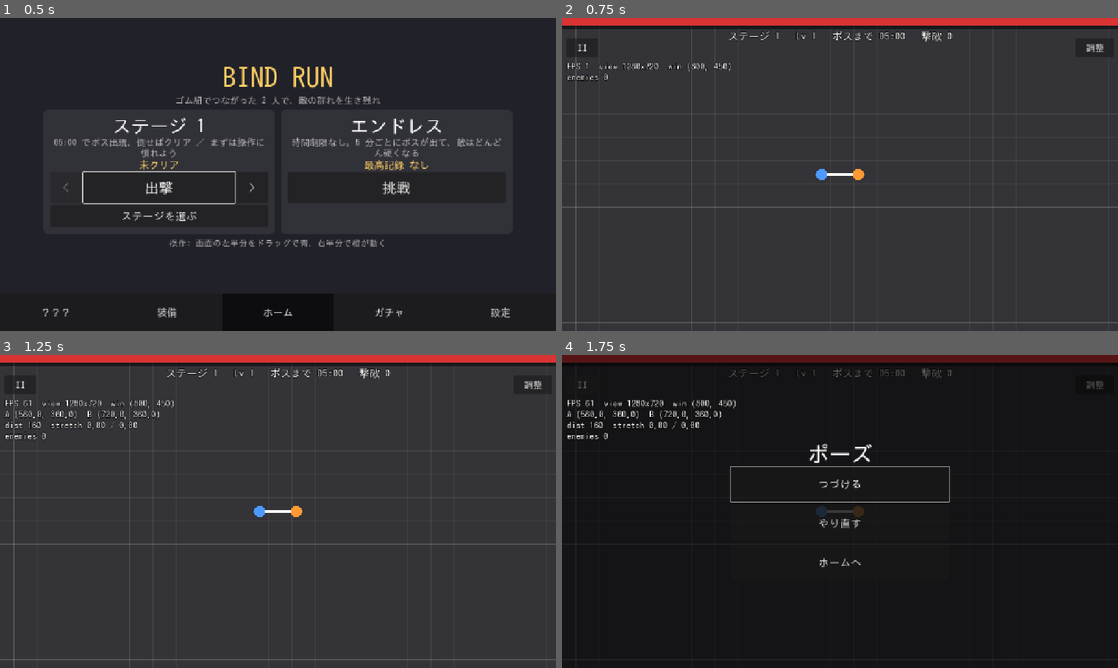
Above: before the commit, frames 1-4 (two rows, left to right).
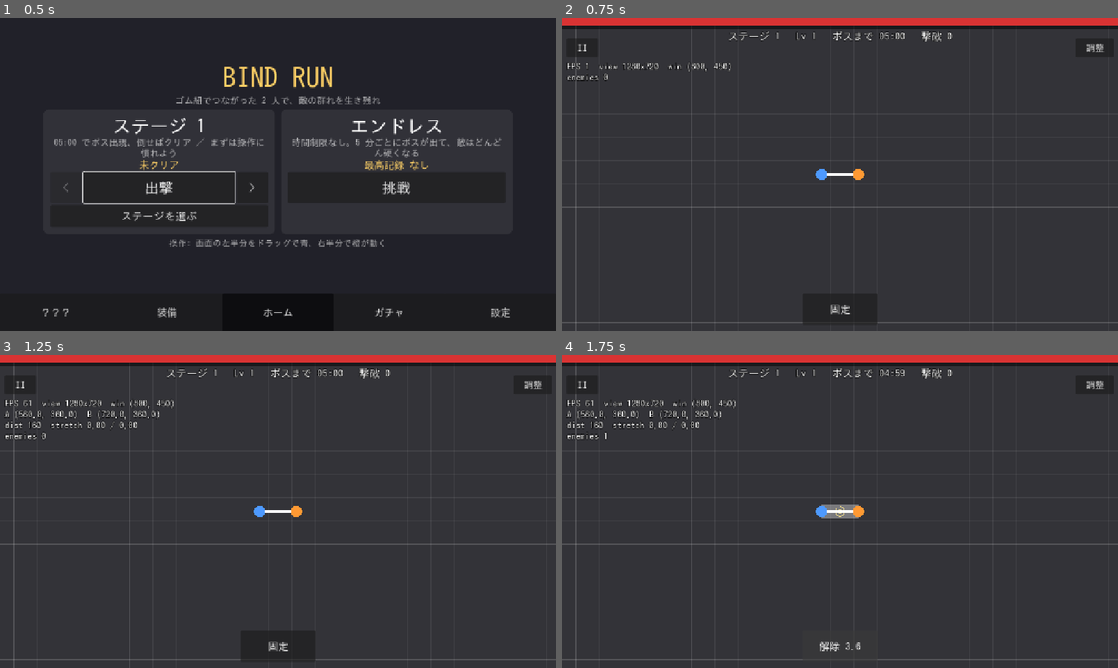
Above: after the commit, the same moments.

Repository: suutukuru/bind-run
Game: Godot game, scene res://scenes/home/home.tscn
The game is run twice, just before and just after one commit, with the same random seed, the same clock (stepped at 60 frames per second) and the same inputs.
Inputs:
- Up to frame 1 (0.5 s): no input
- Up to frame 2 (0.75 s): click "出撃" at 0.5 s
- Up to frame 3 (1.25 s): no input
- Up to frame 4 (1.75 s): click "II" (after the commit: "固定") at 1.25 s

Frame 1 is identical in both runs. In frame 2, 0.2% of the frame differs, in the area x 43-57%, y 88-98%; in frame 3, 0.2%; in frame 4, 97%, in the area x 0-100%, y 0-100%.

Commit message:
紐の固定（試作）: ボタンでハブを固定、三角形の囲みダメージ、完全固定と錨を設定で切り替え
Co-Authored-By: Claude Sonnet 5.5 <noreply@anthropic.com>
Claude-Session: https://claude.ai/code/session_01FmuN5U8N5hun1pocAD6Yrf

Diff:
--- a/data/rope/default_rope_config.tres
+++ b/data/rope/default_rope_config.tres
@@ -9,6 +9,11 @@
 limit_mode = 0
 stiffness = 3.0
 hub_follow_rate = 0.0
+pin_mode = 1
+pin_max_seconds = 4.0
+pin_cooldown = 3.0
+pin_drag_speed = 100.0
+loop_damage = 14.0
 attack_threshold = 0.7
 attack_damage = 10.0
 attack_rehit_interval = 0.4
--- a/scenes/camera/follow_camera.gd
+++ b/scenes/camera/follow_camera.gd
@@ -38,4 +38,4 @@
 	var factor: float = zoom_for(get_viewport_rect().size, view_short_side)
 	zoom = Vector2(factor, factor)
 	if _rope != null:
-		global_position = _rope.hub
+		global_position = _rope.view_center()
--- a/scenes/debug/tuning_panel.gd
+++ b/scenes/debug/tuning_panel.gd
@@ -20,6 +20,10 @@
 	["attack_damage", "紐のダメージ", 1.0, 60.0, 1.0],
 	["attack_threshold", "紐攻撃の伸び率", 0.3, 1.0, 0.05],
 	["attack_half_width", "紐の当たり幅", 4.0, 80.0, 2.0],
+	["pin_max_seconds", "固定の時間", 1.0, 10.0, 0.5],
+	["pin_cooldown", "固定の待ち時間", 0.0, 10.0, 0.5],
+	["pin_drag_speed", "錨の引きずり速さ", 0.0, 320.0, 10.0],
+	["loop_damage", "囲みダメージ", 1.0, 60.0, 1.0],
 ]
 
 var _rope: Rope
@@ -29,6 +33,8 @@
 var _root: Control
 var _toggle: Button
 var _panel: PanelContainer
+var _scroll: ScrollContainer
+var _box: VBoxContainer
 var _mode: OptionButton
 var _sliders: Dictionary = {}
 var _value_labels: Dictionary = {}
@@ -109,8 +115,13 @@
 	_panel = PanelContainer.new()
 	_panel.visible = false
 	_root.add_child(_panel)
+	# 項目が多いので、画面に収まらないときは縦にスクロールできる
+	_scroll = ScrollContainer.new()
+	_scroll.horizontal_scroll_mode = ScrollContainer.SCROLL_MODE_DISABLED
+	_panel.add_child(_scroll)
 	var box: VBoxContainer = VBoxContainer.new()
-	_panel.add_child(box)
+	_box = box
+	_scroll.add_child(box)
 
 	for def: Array in SLIDERS:
 		var property: String = def[0]
@@ -193,9 +204,21 @@
 	_toggle.custom_minimum_size = Vector2(12.0 * u, 6.0 * u)
 	_toggle.position = Vector2(view.x - 12.0 * u - margin, top)
 	_panel.position = Vector2(view.x - 58.0 * u - margin, top + 7.5 * u)
+
 	if _view_slider != null:
 		_view_slider.custom_minimum_size = Vector2(26.0 * u, 5.0 * u)
 		_view_label.custom_minimum_size = Vector2(28.0 * u, 0)
 	for property: String in _sliders:
 		(_sliders[property] as HSlider).custom_minimum_size = Vector2(26.0 * u, 5.0 * u)
 		(_value_labels[property] as Label).custom_minimum_size = Vector2(28.0 * u, 0)
+	# 中身の大きさが決まった後に高さを合わせる
+	_fit_scroll.call_deferred()
+
+
+# パネルを画面の下端までに収まる高さにする（中身が低ければ中身の高さ。収まらなければスクロール）
+func _fit_scroll() -> void:
+	if _scroll == null:
+		return
+	var margin: float = 1.5 * UiScale.unit(get_viewport())
+	var available: float = get_viewport().get_visible_rect().size.y - _panel.position.y - margin
+	_scroll.custom_minimum_size.y = minf(_box.get_combined_minimum_size().y, available)
--- a/scenes/home/home.gd
+++ b/scenes/home/home.gd
@@ -26,6 +26,8 @@
 const WRAP_HOME_CARD: int = 2
 ## カードの内側の余白（_add_card の content_margin）
 const CARD_MARGIN: float = 16.0
+## 設定「固定ボタン」の選択肢（RopeConfig の PIN_OFF / PIN_FIXED / PIN_DRAG と同じ順。試作の比べ用）
+const PIN_CHOICES: Array = ["固定ボタンなし", "固定: 完全に固定", "固定: 錨（引きずる）"]
 const ACCENT: Color = Color(1.0, 0.82, 0.4)
 const DIM: Color = Color(1, 1, 1, 0.65)
 
@@ -270,6 +272,15 @@
 	cpu.set_meta("height_units", 8.0)
 	card.add_child(cpu)
 	_scaled.append(cpu)
+	_add_label(card, "紐の固定ボタン（試作。完全固定と錨を比べる）", 2.8, DIM)
+	var pin: OptionButton = OptionButton.new()
+	for text: String in PIN_CHOICES:
+		pin.add_item(text)
+	pin.selected = clampi(int(SaveData.get_setting("pin_mode", RopeConfig.PIN_FIXED)), 0, PIN_CHOICES.size() - 1)
+	pin.item_selected.connect(func(index: int) -> void: SaveData.set_setting("pin_mode", index))
+	pin.set_meta("height_units", 8.0)
+	card.add_child(pin)
+	_scaled.append(pin)
 	_reset_button = _add_button(card, "記録を消す", 8.0, _on_reset_pressed)
 	_add_label(box, "開発版（Web）", 2.6, DIM)
 	return _page_of(box)
--- a/scenes/main/main.gd
+++ b/scenes/main/main.gd
@@ -34,6 +34,7 @@
 	_run_state.leveled_up.connect(_on_leveled_up)
 	_run_state.finished.connect(_on_finished)
 	_hud.pause_requested.connect(_open_pause)
+	_hud.pin_requested.connect(_rope.toggle_pin)
 	_spawner.boss_spawned.connect(_hud.show_boss)
 	_spawner.boss_defeated.connect(_on_boss_defeated)
 	_apply_settings()
@@ -45,6 +46,7 @@
 	_tuning.set_toggle_visible(bool(SaveData.get_setting("show_tuning", true)))
 	_overlay.set_text_visible(bool(SaveData.get_setting("debug_text", true)))
 	_rope.show_hub = bool(SaveData.get_setting("show_hub", false))
+	_rope.config.pin_mode = clampi(int(SaveData.get_setting("pin_mode", RopeConfig.PIN_FIXED)), RopeConfig.PIN_OFF, RopeConfig.PIN_DRAG)
 	_apply_cpu(int(SaveData.get_setting("cpu_side", CPU_NONE)))
 
 
@@ -83,7 +85,26 @@
 		_hud.caption = "エンドレス"
 
 
+func _process(_delta: float) -> void:
+	_update_pin_button()
+
+
+# 固定ボタンの文字: 押せる「固定」/ 固定中の残り時間「解除」/ 待ち時間
+func _update_pin_button() -> void:
+	if _rope.config.pin_mode == RopeConfig.PIN_OFF:
+		_hud.set_pin_state("", false, false)
+	elif _rope.pinned:
+		_hud.set_pin_state("解除 %.1f" % _rope.pin_time_left, true, true)
+	elif _rope.pin_cooldown_left > 0.0:
+		_hud.set_pin_state("待機 %.1f" % _rope.pin_cooldown_left, false, true)
+	else:
+		_hud.set_pin_state("固定", true, true)
+
+
 func _unhandled_input(event: InputEvent) -> void:
+	# スペースキー: 固定（試作）
+	if event.is_action_pressed("pin"):
+		_rope.toggle_pin()
 	# F1: ハブの点の表示切替。見た目だけで、ロジックは変わらない
 	if event.is_action_pressed("debug_toggle_hub"):
 		_rope.show_hub = not _rope.show_hub
--- a/scenes/rope/rope.gd
+++ b/scenes/rope/rope.gd
@@ -23,6 +23,11 @@
 var hub: Vector2 = Vector2.ZERO
 ## メンバーごとの伸び率（0.0 たるみ 〜 1.0 伸びきり）。member_paths と同じ順
 var stretch_ratios: PackedFloat32Array = PackedFloat32Array()
+
+## 固定中か。固定中はハブが平均に追従せず、固定した点のまま（ハブの表示とは無関係に、ロジックはこの値で動く）
+var pinned: bool = false
+var pin_time_left: float = 0.0
+var pin_cooldown_left: float = 0.0
 
 var _members: Array[Character] = []
 
@@ -69,6 +74,15 @@
 func step(delta: float = 1.0 / 60.0) -> void:
 	if config == null or _members.size() < 2:
 		return
+	pin_cooldown_left = maxf(0.0, pin_cooldown_left - delta)
+	if pinned:
+		pin_time_left -= delta
+		if pin_time_left <= 0.0 or config.pin_mode == RopeConfig.PIN_OFF:
+			set_pinned(false)
+	if pinned:
+		_step_pinned(delta)
+		queue_redraw()
+		return
 	var mean: Vector2 = RopeModel.hub_position(_member_positions())
 	var block: bool = config.limit_mode == RopeConfig.BLOCK
 	if not block:
@@ -94,6 +108,50 @@
 	queue_redraw()
 
 
+## いま固定を始められるか（モードが有効で、固定中でなく、待ち時間が終わっている）
+func can_pin() -> bool:
+	return config != null and config.pin_mode != RopeConfig.PIN_OFF and not pinned and pin_cooldown_left <= 0.0
+
+
+## 固定の開始 / 解除。解除すると待ち時間が始まる。始められないときは何もしない
+func set_pinned(on: bool) -> void:
+	if on == pinned:
+		return
+	if on:
+		if not can_pin():
+			return
+		pinned = true
+		pin_time_left = config.pin_max_seconds
+	else:
+		pinned = false
+		pin_cooldown_left = config.pin_cooldown
+	queue_redraw()
+
+
+func toggle_pin() -> void:
+	set_pinned(not pinned)
+
+
+## カメラが映す中心。固定中はハブ（固定の点）ではなく 2 人の中心を映す（固定の点は端に寄ることがあるため）
+func view_center() -> Vector2:
+	if pinned:
+		return RopeModel.hub_position(_member_positions())
+	return hub
+
+
+# 固定中: ハブは固定の点のまま（錨モードでは最大長を超えた分だけゆっくり動く）。弾性は使わない
+# （自然長で引き戻されると、最大長まで広げて囲む形が作れないため）
+func _step_pinned(delta: float) -> void:
+	if config.pin_mode == RopeConfig.PIN_DRAG:
+		hub = RopeModel.drag_anchor(hub, _member_positions(), config.max_radius, config.pin_drag_speed * delta)
+	stretch_ratios.resize(_members.size())
+	for i: int in _members.size():
+		var member: Character = _members[i]
+		var pos: Vector2 = RopeModel.constrain(member.global_position, hub, config.max_radius)
+		member.global_position = pos
+		stretch_ratios[i] = RopeModel.stretch_ratio(pos.distance_to(hub), config.natural_radius, config.max_radius)
+
+
 ## つながっているキャラ（読み取り用のコピー）
 func members() -> Array[Character]:
 	return _members.duplicate()
@@ -110,6 +168,8 @@
 	if config == null or stretch_ratios.size() != _members.size():
 		return
 	var hub_local: Vector2 = to_local(hub)
+	if pinned and _members.size() >= 2:
+		_draw_pin(hub_local)
 	for i: int in _members.size():
 		var ratio: float = stretch_ratios[i]
 		# 張るほど細く・赤くして、限界が近いことを見た目で伝える
@@ -120,3 +180,16 @@
 		draw_line(hub_local, end, color_for_stretch(ratio), 6.0 - 3.0 * ratio, true)
 	if show_hub:
 		draw_circle(hub_local, 5.0, Color.WHITE)
+
+
+# 固定中の見た目: 囲みの三角形（塗り + 縁）と、固定の点（残り時間の輪つき）
+func _draw_pin(hub_local: Vector2) -> void:
+	var a: Vector2 = to_local(_members[0].global_position)
+	var b: Vector2 = to_local(_members[1].global_position)
+	# 三角形がつぶれているとき（3 点が一直線）は塗れない
+	if absf((a - hub_local).cross(b - hub_local)) > 100.0:
+		draw_colored_polygon(PackedVector2Array([hub_local, a, b]), Color(1.0, 0.85, 0.3, 0.18))
+	draw_line(a, b, Color(1.0, 0.85, 0.3, 0.8), 4.0, true)
+	draw_circle(hub_local, 9.0, Color(1.0, 0.85, 0.3))
+	var fraction: float = clampf(pin_time_left / maxf(config.pin_max_seconds, 0.001), 0.0, 1.0)
+	draw_arc(hub_local, 20.0, -PI * 0.5, -PI * 0.5 + TAU * fraction, 32, Color(1.0, 0.85, 0.3), 4.0, true)
--- a/scenes/rope/rope_attack.gd
+++ b/scenes/rope/rope_attack.gd
@@ -48,4 +48,18 @@
 			if RopeModel.distance_to_segment(enemy.global_position, _rope.hub, end) <= reach:
 				enemy.take_damage(config.attack_damage * enemy.def.rope_damage_multiplier)
 				enemy.rope_hit_ready_at = _clock + config.attack_rehit_interval
+	if _rope.pinned and members.size() >= 2:
+		active = true
+		_hit_inside_triangle(config, members[0].global_position, members[1].global_position, enemies)
 	_rope.attack_active = active
+
+
+# 固定中: 固定の点・A・B の三角形の中（縁を含む）の敵に囲みダメージ。再ヒット間隔は紐攻撃と共通
+func _hit_inside_triangle(config: RopeConfig, a: Vector2, b: Vector2, enemies: Array[Node]) -> void:
+	for node: Node in enemies:
+		var enemy: Enemy = node as Enemy
+		if enemy == null or enemy.def == null or enemy.is_dead() or enemy.rope_hit_ready_at > _clock:
+			continue
+		if RopeModel.near_triangle(enemy.global_position, _rope.hub, a, b, enemy.def.radius + config.attack_half_width):
+			enemy.take_damage(config.loop_damage * enemy.def.rope_damage_multiplier)
+			enemy.rope_hit_ready_at = _clock + config.attack_rehit_interval
--- a/scenes/ui/hud.gd
+++ b/scenes/ui/hud.gd
@@ -3,6 +3,7 @@
 ## 画面上部の HP バー・経験値バー・時間（残り / ボスまで / 経過）・レベル、ボスの HP バーと告知、ポーズボタン。表示だけを担当する。
 
 signal pause_requested
+signal pin_requested
 
 @export var run_state_path: NodePath
 ## 先頭に出す文字（「ステージ 3」「エンドレス」など）
@@ -23,6 +24,7 @@
 var _xp_bar: ProgressBar
 var _info: Label
 var _pause: Button
+var _pin_button: Button
 var _shown_second: int = -1
 
 
@@ -69,6 +71,16 @@
 	_refresh_info()
 
 
+## 固定ボタンの表示（試作）。文字が同じなら何もしない
+func set_pin_state(text: String, enabled: bool, shown: bool) -> void:
+	if _pin_button == null:
+		return
+	_pin_button.visible = shown
+	_pin_button.disabled = not enabled
+	if _pin_button.text != text:
+		_pin_button.text = text
+
+
 ## 画面の中央に大きな文字を少しの間だけ出す
 func announce(text: String) -> void:
 	_banner.text = text
@@ -108,6 +120,12 @@
 	_banner.add_theme_constant_override("outline_size", 10)
 	_banner.visible = false
 	add_child(_banner)
+	_pin_button = Button.new()
+	_pin_button.text = "固定"
+	_pin_button.focus_mode = Control.FOCUS_NONE
+	_pin_button.visible = false
+	_pin_button.pressed.connect(func() -> void: pin_requested.emit())
+	add_child(_pin_button)
 	_pause = Button.new()
 	_pause.text = "II"
 	_pause.pressed.connect(func() -> void: pause_requested.emit())
@@ -166,5 +184,10 @@
 	var ui_theme: Theme = Theme.new()
 	ui_theme.default_font_size = int(3.4 * u)
 	_pause.theme = ui_theme
+	_pin_button.theme = ui_theme
+	# 画面の下の中央: 左右の親指が乗る位置の間。押している間は片方の親指がスティックから離れる
+	_pin_button.custom_minimum_size = Vector2(24.0 * u, 10.0 * u)
+	_pin_button.size = _pin_button.custom_minimum_size
+	_pin_button.position = Vector2((view.x - 24.0 * u) * 0.5, view.y - 12.0 * u)
 	_pause.custom_minimum_size = Vector2(10.0 * u, 6.0 * u)
 	_pause.position = Vector2(1.5 * u, 6.5 * u)
--- a/scripts/input/input_actions.gd
+++ b/scripts/input/input_actions.gd
@@ -14,6 +14,7 @@
 	"b_right": KEY_RIGHT,
 	"b_up": KEY_UP,
 	"b_down": KEY_DOWN,
+	"pin": KEY_SPACE,
 	"debug_toggle_hub": KEY_F1,
 	"debug_toggle_overlay": KEY_F3,
 }
--- a/scripts/rope/rope_config.gd
+++ b/scripts/rope/rope_config.gd
@@ -20,6 +20,24 @@
 ## ハブが目標位置に追いつく速さ（1/秒）。0 でハブは常に 2 人の中点（慣性なし）
 @export var hub_follow_rate: float = 0.0
 
+@export_group("Pin")
+## ハブの固定（試作）。ボタンで紐の真ん中の点をその場に留め、その点から各キャラまでを最大長以内にする。
+## 固定の点・A・B の三角形の中の敵に「囲みダメージ」を与える。クラス自身の enum を型にしないため int 定数
+const PIN_OFF: int = 0
+## 完全固定: 固定の点は動かない
+const PIN_FIXED: int = 1
+## 錨: 最大長を超えて引っ張ると、固定の点が pin_drag_speed でゆっくり引きずられる
+const PIN_DRAG: int = 2
+@export_enum("Off", "Fixed", "Drag") var pin_mode: int = PIN_FIXED
+## 固定を続けられる最長時間（秒）。居座りを防ぐ
+@export var pin_max_seconds: float = 4.0
+## 固定を解いてから、また固定できるまでの時間（秒）
+@export var pin_cooldown: float = 3.0
+## 錨モードで固定の点が引きずられる速さ（px/秒）。キャラの速さの約 3 割
+@export var pin_drag_speed: float = 100.0
+## 固定中、三角形の中の敵に与えるダメージ（紐攻撃と同じ再ヒット間隔）
+@export var loop_damage: float = 14.0
+
 @export_group("Rope Attack")
 ## 伸び率がこの値以上のとき、紐に触れた敵にダメージを与える
 @export var attack_threshold: float = 0.7
--- a/scripts/rope/rope_model.gd
+++ b/scripts/rope/rope_model.gd
@@ -51,6 +51,29 @@
 	return current.lerp(target, minf(1.0, rate * delta))
 
 
+## 錨モード: 最大長を超えて引っ張られた分だけ、錨（固定の点）を引っ張った方向へ動かす。
+## 動かせる合計は budget（速さ × 時間）まで。2 人が逆向きに引くと、動く量は打ち消し合う。
+static func drag_anchor(anchor: Vector2, points: PackedVector2Array, max_radius: float, budget: float) -> Vector2:
+	var result: Vector2 = anchor
+	var left: float = maxf(budget, 0.0)
+	for point: Vector2 in points:
+		var offset: Vector2 = point - result
+		var excess: float = offset.length() - max_radius
+		if excess <= 0.0 or left <= 0.0:
+			continue
+		var move: float = minf(excess, left)
+		result += offset.normalized() * move
+		left -= move
+	return result
+
+
+## 点 p が三角形 a-b-c の中、または縁から margin 以内にあるか（囲みダメージの判定）
+static func near_triangle(p: Vector2, a: Vector2, b: Vector2, c: Vector2, margin: float) -> bool:
+	if Geometry2D.is_point_in_polygon(p, PackedVector2Array([a, b, c])):
+		return true
+	return distance_to_segment(p, a, b) <= margin or distance_to_segment(p, b, c) <= margin or distance_to_segment(p, c, a) <= margin
+
+
 ## 点 p と線分 a-b の距離（紐攻撃の当たり判定に使う）
 static func distance_to_segment(p: Vector2, a: Vector2, b: Vector2) -> float:
 	return p.distance_to(Geometry2D.get_closest_point_to_segment(p, a, b))
--- /dev/null
+++ b/tests/test_pin.gd
@@ -0,0 +1,189 @@
+extends "res://tests/test_case.gd"
+## 紐の固定（試作）: 固定の点が動かないこと、錨モード、時間と待ち時間、三角形の囲みダメージ、ボタンの表示。
+## 触り心地・囲みやすさはスマホで確認する。
+
+const TEST_SAVE: String = "user://test_save.cfg"
+
+
+func _make_main() -> Node:
+	SaveData.path = TEST_SAVE
+	SaveData.delete_file()
+	var main: Node = (load("res://scenes/main/main.tscn") as PackedScene).instantiate()
+	tree.root.add_child(main)
+	return main
+
+
+func _free_main(main: Node) -> void:
+	tree.paused = false
+	tree.root.remove_child(main)
+	main.free()
+	SaveData.delete_file()
+	SaveData.path = "user://save.cfg"
+	RunSetup.reset()
+
+
+func _setup(main: Node) -> Dictionary:
+	var rope: Rope = main.get_node("Rope") as Rope
+	var a: Character = main.get_node("CharacterA") as Character
+	var b: Character = main.get_node("CharacterB") as Character
+	a.global_position = Vector2(0, 0)
+	b.global_position = Vector2(200, 0)
+	rope.hub = Vector2(100, 0)
+	return {"rope": rope, "a": a, "b": b}
+
+
+func test_drag_anchor_moves_only_by_the_excess_within_the_budget() -> void:
+	var points: PackedVector2Array = PackedVector2Array([Vector2(-600, 0), Vector2(600, 0)])
+	check_vec_near(RopeModel.drag_anchor(Vector2.ZERO, points, 480.0, 50.0), Vector2(-50, 0), "budget caps the move, the second pull gets nothing")
+	check_vec_near(RopeModel.drag_anchor(Vector2.ZERO, points, 480.0, 0.0), Vector2.ZERO, "no budget, no move")
+	check_vec_near(RopeModel.drag_anchor(Vector2.ZERO, points, 700.0, 50.0), Vector2.ZERO, "inside the limit, no move")
+	check_vec_near(RopeModel.drag_anchor(Vector2.ZERO, PackedVector2Array([Vector2(500, 0)]), 480.0, 50.0), Vector2(20, 0), "never moves more than the excess")
+
+
+func test_near_triangle() -> void:
+	var a: Vector2 = Vector2.ZERO
+	var b: Vector2 = Vector2(400, 0)
+	var c: Vector2 = Vector2(0, 400)
+	check_true(RopeModel.near_triangle(Vector2(100, 100), a, b, c, 0.0), "inside")
+	check_true(not RopeModel.near_triangle(Vector2(350, 350), a, b, c, 10.0), "outside")
+	check_true(RopeModel.near_triangle(Vector2(205, 205), a, b, c, 10.0), "near the far edge counts")
+
+
+func test_pinned_hub_stays_and_members_are_limited_around_it() -> void:
+	var main: Node = _make_main()
+	var s: Dictionary = _setup(main)
+	var rope: Rope = s["rope"]
+	rope.set_pinned(true)
+	check_true(rope.pinned, "pinned")
+	(s["a"] as Character).global_position = Vector2(-1000, 0)
+	rope.step(1.0 / 60.0)
+	check_vec_near(rope.hub, Vector2(100, 0), "the pin does not move")
+	check_vec_near((s["a"] as Character).global_position, Vector2(100.0 - rope.config.max_radius, 0), "A is held at the max length from the pin")
+	check_near(rope.stretch_ratios[0], 1.0, "fully stretched")
+	_free_main(main)
+
+
+func test_a_pinned_rope_does_not_pull_back_inside_the_natural_length() -> void:
+	var main: Node = _make_main()
+	var s: Dictionary = _setup(main)
+	var rope: Rope = s["rope"]
+	rope.config.stiffness = 12.0
+	rope.set_pinned(true)
+	(s["a"] as Character).global_position = Vector2(100.0 - rope.config.max_radius, 0)
+	rope.step(1.0)
+	check_near((s["a"] as Character).global_position.x, 100.0 - rope.config.max_radius, "no elastic pull while pinned")
+	_free_main(main)
+
+
+func test_anchor_mode_drags_the_pin_slowly() -> void:
+	var main: Node = _make_main()
+	var s: Dictionary = _setup(main)
+	var rope: Rope = s["rope"]
+	rope.config.pin_mode = RopeConfig.PIN_DRAG
+	rope.set_pinned(true)
+	(s["a"] as Character).global_position = Vector2(-1000, 0)
+	rope.step(0.1)
+	check_vec_near(rope.hub, Vector2(100.0 - rope.config.pin_drag_speed * 0.1, 0), "the anchor moves by speed x time toward the pull")
+	_free_main(main)
+
+
+func test_pin_lasts_a_limited_time_then_cools_down() -> void:
+	var main: Node = _make_main()
+	var s: Dictionary = _setup(main)
+	var rope: Rope = s["rope"]
+	rope.config.pin_max_seconds = 1.0
+	rope.config.pin_cooldown = 3.0
+	rope.set_pinned(true)
+	rope.step(0.6)
+	check_true(rope.pinned, "still pinned")
+	rope.step(0.6)
+	check_true(not rope.pinned, "released after the time")
+	check_true(not rope.can_pin(), "cooling down")
+	rope.set_pinned(true)
+	check_true(not rope.pinned, "cannot pin during the cooldown")
+	rope.step(3.1)
+	check_true(rope.can_pin(), "ready again")
+	_free_main(main)
+
+
+func test_releasing_early_also_starts_the_cooldown() -> void:
+	var main: Node = _make_main()
+	var s: Dictionary = _setup(main)
+	var rope: Rope = s["rope"]
+	rope.toggle_pin()
+	check_true(rope.pinned, "pinned by the button")
+	rope.toggle_pin()
+	check_true(not rope.pinned and rope.pin_cooldown_left > 0.0, "released and cooling down")
+	_free_main(main)
+
+
+func test_pin_mode_off_ignores_requests() -> void:
+	var main: Node = _make_main()
+	var s: Dictionary = _setup(main)
+	var rope: Rope = s["rope"]
+	rope.config.pin_mode = RopeConfig.PIN_OFF
+	rope.toggle_pin()
+	check_true(not rope.pinned, "off")
+	_free_main(main)
+
+
+func test_camera_shows_the_members_center_while_pinned() -> void:
+	var main: Node = _make_main()
+	var s: Dictionary = _setup(main)
+	var rope: Rope = s["rope"]
+	check_vec_near(rope.view_center(), rope.hub, "not pinned: the hub")
+	rope.set_pinned(true)
+	(s["a"] as Character).global_position = Vector2(-100, 0)
+	(s["b"] as Character).global_position = Vector2(300, 0)
+	check_vec_near(rope.view_center(), Vector2(100, 0), "pinned: the center of the members")
+	_free_main(main)
+
+
+func test_pinned_triangle_hurts_enemies_inside_only() -> void:
+	var main: Node = _make_main()
+	var s: Dictionary = _setup(main)
+	var rope: Rope = s["rope"]
+	var attack: RopeAttack = main.get_node("RopeAttack") as RopeAttack
+	var spawner: EnemySpawner = main.get_node("EnemySpawner") as EnemySpawner
+	var def: EnemyDef = load("res://data/enemies/grunt.tres") as EnemyDef
+	(s["a"] as Character).global_position = Vector2(400, 0)
+	(s["b"] as Character).global_position = Vector2(0, 400)
+	rope.hub = Vector2.ZERO
+	var inside: Enemy = spawner.spawn_enemy(def, Vector2(130, 130))
+	var outside: Enemy = spawner.spawn_enemy(def, Vector2(400, 400))
+	rope.set_pinned(true)
+	rope.step(1.0 / 60.0)
+	attack.step(0.016)
+	check_near(inside.hp, def.max_hp - rope.config.loop_damage, "the enemy inside the triangle is hurt")
+	check_near(outside.hp, def.max_hp, "the enemy outside is not")
+	var after_first: float = inside.hp
+	attack.step(0.016)
+	check_near(inside.hp, after_first, "re-hit interval respected")
+	_free_main(main)
+
+
+func test_the_pin_button_follows_the_mode_and_state() -> void:
+	var main: Node = _make_main()
+	var hud: Hud = main.get_node("Hud") as Hud
+	var rope: Rope = main.get_node("Rope") as Rope
+	main._process(0.016)
+	check_true(hud._pin_button.visible and not hud._pin_button.disabled, "visible and ready by default")
+	rope.set_pinned(true)
+	main._process(0.016)
+	check_true(hud._pin_button.text.begins_with("解除"), "shows release while pinned")
+	rope.set_pinned(false)
+	main._process(0.016)
+	check_true(hud._pin_button.disabled, "disabled while cooling down")
+	_free_main(main)
+
+
+func test_the_pin_setting_can_hide_the_button() -> void:
+	SaveData.path = TEST_SAVE
+	SaveData.delete_file()
+	SaveData.set_setting("pin_mode", RopeConfig.PIN_OFF)
+	var main: Node = (load("res://scenes/main/main.tscn") as PackedScene).instantiate()
+	tree.root.add_child(main)
+	main._process(0.016)
+	check_eq((main.get_node("Rope") as Rope).config.pin_mode, RopeConfig.PIN_OFF, "mode from the setting")
+	check_true(not (main.get_node("Hud") as Hud)._pin_button.visible, "button hidden")
+	_free_main(main)
Binary file changed: assets/fonts/ui_font.ttf
Not shown, changed: docs/planning/changelog.md
Not shown, changed: docs/testing/owner-checklist.md
